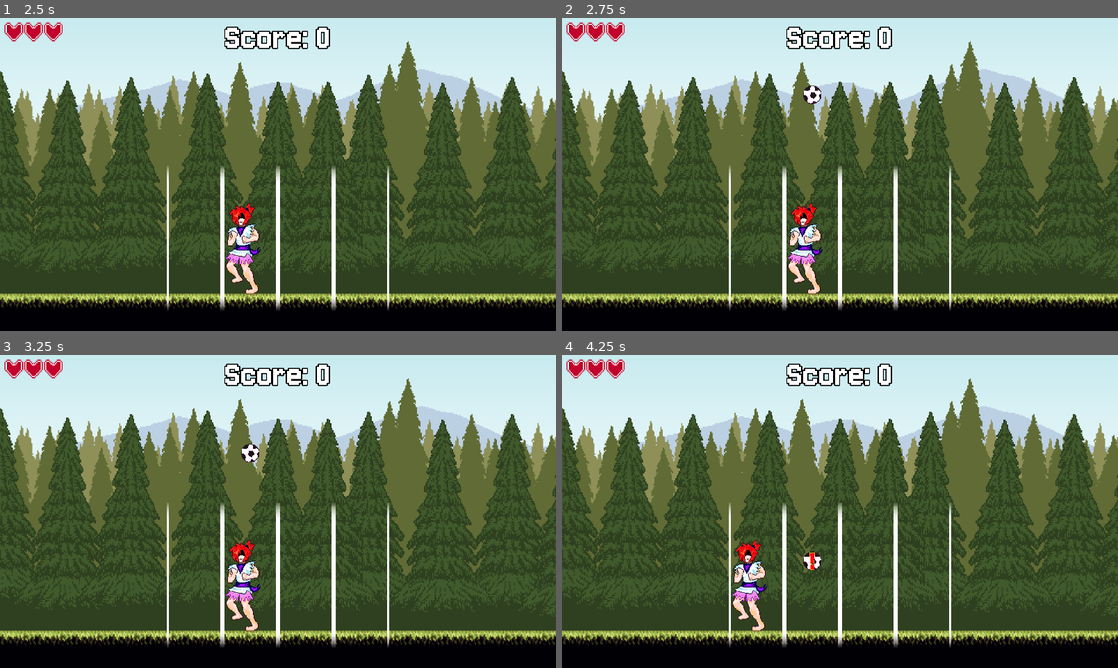
Above: before the commit, frames 1-4 (two rows, left to right).
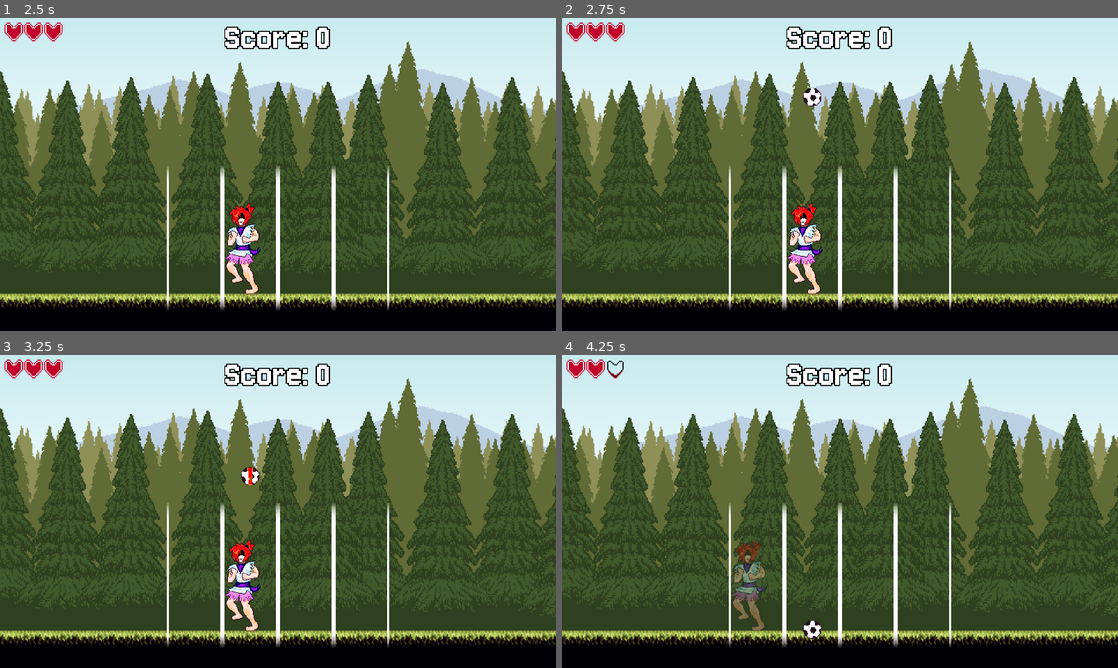
Above: after the commit, the same moments.

Repository: Slicer001/soccer-juggling
Game: Godot game, scene res://juggling_screen/juggling_screen.tscn
Two runs of this game, one before a commit and one after it. Both use one fixed random seed, a clock stepped at 60 frames per second and the inputs below.
Inputs:
- Up to frame 1 (2.5 s): tap Enter at 0.5, 2 s; hold Right (ui_right) 0.53-1.28 s; tap Space at 1.25 s; hold Left (ui_left) 1.28-2.03 s; hold Right (ui_right) from 2.03 s (still down)
- Up to frame 2 (2.75 s): keep holding Right (ui_right)
- Up to frame 3 (3.25 s): release Right (ui_right) at 2.78 s; hold Up (ui_up) from 2.78 s (still down)
- Up to frame 4 (4.25 s): release Up (ui_up) at 3.53 s; hold Left (ui_left) from 3.53 s (still down)

Frame 1 is identical in both runs. In frame 2, 0.1% of the frame differs, in the area x 43-47%, y 21-29%; in frame 3, 0.3%; in frame 4, 1.4%, in the area x 7-47%, y 1-91%.

Commit message:
added tp fx

Diff:
--- a/juggling_screen/ball.gd
+++ b/juggling_screen/ball.gd
@@ -1,7 +1,7 @@
 extends Node2D
 class_name Ball
 
-const GRAVITY := Vector2(0, 5.0) # Vector2(0, 9.8)
+const GRAVITY := Vector2(0, 9.8) # Vector2(0, 9.8)
 const WARNING_THRESHOLD := 5
 
 @onready var area_2d: Area2D = $Area2D
@@ -31,6 +31,8 @@
 	if moving:
 		#calculate velocity
 		velocity += GRAVITY * delta * juggling_2d.physics_speed
+		#set maximum velocity
+		velocity.y = min(velocity.y, 10)
 		#move down by that amount
 		self.position += velocity * juggling_2d.physics_speed
 	#if falling quickly, show warning
--- a/juggling_screen/juggling_2d.gd
+++ b/juggling_screen/juggling_2d.gd
@@ -48,6 +48,7 @@
 		ball_type = STRONG_BALL
 	if randf() < 0.0025 * number_of_strikes and number_of_strikes >= 40:
 		ball_type = STALL_BALL
+	print(number_of_strikes, " ", ball_type.resource_name)
 	#create ball with random lane
 	var lane = randi_range(0, lanes.size()-1)
 	var new_ball = ball_type.instantiate()
--- a/juggling_screen/juggling_screen.tscn
+++ b/juggling_screen/juggling_screen.tscn
@@ -19,6 +19,7 @@
 [ext_resource type="Texture2D" uid="uid://5rjr13bb3jn1" path="res://sprites/player/player_spritesheet.png" id="16_8tn16"]
 [ext_resource type="Script" uid="uid://dwons01prkgdm" path="res://juggling_screen/hud.gd" id="16_vqhe1"]
 [ext_resource type="Texture2D" uid="uid://bknck7l6ciwpb" path="res://sprites/ui/heart.png" id="17_lukk6"]
+[ext_resource type="Texture2D" uid="uid://7f0ha2eehvgi" path="res://sprites/effects/player_teleport_fx.png" id="17_vlbxp"]
 
 [sub_resource type="RectangleShape2D" id="RectangleShape2D_sy3ef"]
 size = Vector2(480, 32)
@@ -62,9 +63,17 @@
 "duration": 1.0,
 "texture": SubResource("AtlasTexture_no3jc")
 }],
-"loop": true,
+"loop": false,
 "name": &"kick",
 "speed": 5.0
+}, {
+"frames": [{
+"duration": 1.0,
+"texture": ExtResource("17_vlbxp")
+}],
+"loop": false,
+"name": &"teleport",
+"speed": 10.0
 }]
 
 [sub_resource type="Environment" id="Environment_vqhe1"]
@@ -245,3 +254,4 @@
 
 [connection signal="area_entered" from="Juggling2D/Player/Area2D" to="Juggling2D/Player" method="_on_area_entered"]
 [connection signal="area_exited" from="Juggling2D/Player/Area2D" to="Juggling2D/Player" method="_on_area_2d_area_exited"]
+[connection signal="animation_finished" from="Juggling2D/Player/AnimatedSprite2D" to="Juggling2D/Player" method="_on_animation_finished"]
--- a/juggling_screen/player.gd
+++ b/juggling_screen/player.gd
@@ -2,6 +2,7 @@
 class_name Player
 
 @onready var area_2d: Area2D = $Area2D
+@onready var animated_sprite_2d: AnimatedSprite2D = $AnimatedSprite2D
 
 #strike related stuff
 @onready var strike_qte: Node2D = $StrikeQTE
@@ -23,7 +24,7 @@
 var invincible_timer := 0.0
 var low_alpha := false
 
-var active_lane := 0
+var active_lane := 0 : set = set_active_lane
 
 # Called when the node enters the scene tree for the first time.
 func _ready() -> void:
@@ -102,8 +103,6 @@
 	focused_ball.strike(self, striking_force)
 	#no longer striking
 	striking = false
-	#increase strike count
-	juggling_2d.number_of_strikes += 1
 
 func auto_strike() -> void:
 	var juggling_2d = self.get_parent()
@@ -119,8 +118,6 @@
 		return
 	#strike the ball
 	ball.strike(self, striking_force)
-	#increase strike count
-	juggling_2d.number_of_strikes += 1
 
 
 
@@ -131,6 +128,20 @@
 	if focused_ball:
 		focused_ball.outline.show()
 
+func set_invincible(value: bool) -> void:
+	invincible = value
+	#reset invincibility in one seconds
+	if invincible:
+		var invincible_tween = get_tree().create_tween()
+		invincible_tween.tween_callback(self.set_invincible.bind(false)).set_delay(INVINCIBILITY_TIME)
+	else:
+		self.modulate = Color(1, 1, 1, 1)
+
+func set_active_lane(value: int) -> void:
+	active_lane = value
+	var juggling_2d = self.get_parent()
+	self.global_position = juggling_2d.get_lane_global_position(active_lane)
+	animated_sprite_2d.play("teleport")
 
 
 func _on_area_entered(area: Area2D) -> void:
@@ -141,11 +152,8 @@
 	if area.get_parent() == focused_ball:
 		strike_hint.hide()
 
-func set_invincible(value: bool) -> void:
-	invincible = value
-	#reset invincibility in one seconds
-	if invincible:
-		var invincible_tween = get_tree().create_tween()
-		invincible_tween.tween_callback(self.set_invincible.bind(false)).set_delay(INVINCIBILITY_TIME)
-	else:
-		self.modulate = Color(1, 1, 1, 1)
+
+func _on_animation_finished() -> void:
+	print("ended ", animated_sprite_2d.animation)
+	if animated_sprite_2d.animation == "teleport":
+		animated_sprite_2d.play("idle")
Not shown: 1 places in juggling_screen/juggling_screen.tscn that only renumber resources
Not shown, added: sprites/background/basic_bg.png.import
Not shown, added: sprites/effects/ball_teleport_fx.png.import
Not shown, added: sprites/effects/player_teleport_fx.png.import
